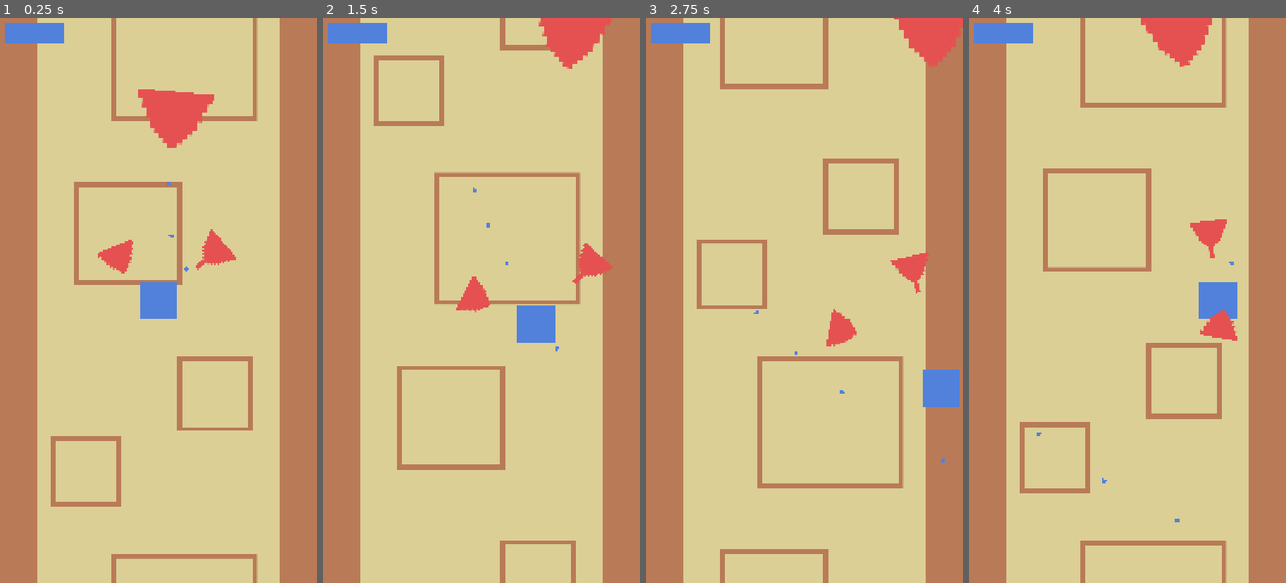
Above: before the commit, frames 1-4 (left to right).
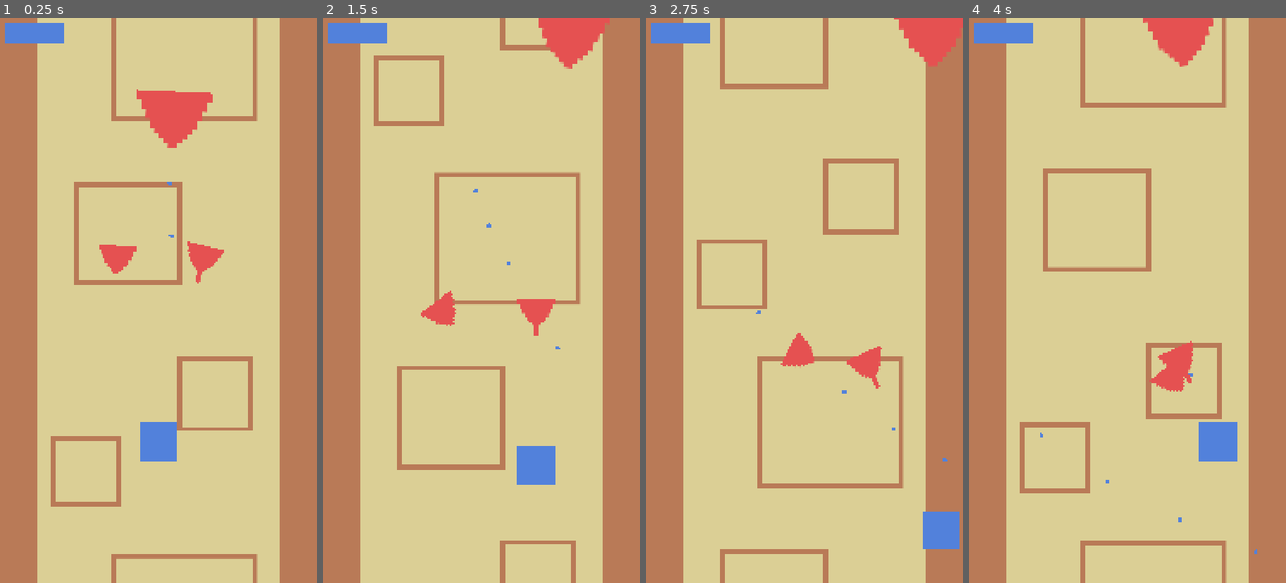
Above: after the commit, the same moments.

Repository: cormacoshaughnessey-maker/PanthersArcade
Game: Godot game, scene res://Scenes/game.tscn
The game is run twice, just before and just after one commit, with the same random seed, the same clock (stepped at 60 frames per second) and the same inputs.
Inputs:
- Up to frame 1 (0.25 s): no input
- Up to frame 2 (1.5 s): hold Right (right) 0.53-1.28 s; hold Space (rewind) 0.53-1.28 s; hold Down (down) from 1.28 s (still down); tap Space (rewind) at 1.35 s
- Up to frame 3 (2.75 s): release Down (down) at 2.03 s; hold Right (right) from 2.03 s (still down); hold Space (rewind) from 2.03 s (still down)
- Up to frame 4 (4 s): release Right (right) at 2.78 s; release Space (rewind) at 2.78 s; hold Up (up) 2.78-3.53 s; tap Space (rewind) at 2.85 s; hold Left (left) from 3.53 s (still down); hold Space (rewind) from 3.53 s (still down)

The runs differ from the first frame. In frame 1, 2.3% of the frame differs, in the area x 30-75%, y 12-79%; in frame 2, 3.1%; in frame 3, 3.1%; in frame 4, 3.3%, in the area x 21-91%, y 0-95%.

Commit message:
Add Rewind I-frames
Disabled the player's hitbox while rewinding to make them invulnerable

Diff:
--- a/panthers-arcade-game/Scenes/game.tscn
+++ b/panthers-arcade-game/Scenes/game.tscn
@@ -20,7 +20,7 @@
 
 [node name="Player" parent="." unique_id=103552615 instance=ExtResource("2_qxrlw")]
 z_index = 1
-position = Vector2(540, 960)
+position = Vector2(540, 1440)
 motion_mode = 1
 max_rewind_length_in_seconds = 2.0
 
--- a/panthers-arcade-game/Scripts/player.gd
+++ b/panthers-arcade-game/Scripts/player.gd
@@ -25,6 +25,7 @@
 @onready var player_attacks := game_node.get_node("PlayerAttacks")
 @onready var player_projections := game_node.get_node("PlayerProjections")
 @onready var rewind_cooldown_timer := $RewindCooldownTimer
+@onready var hitbox := $CollisionShape2D
 
 var attack_scene := preload("res://Scenes/rewind_attack.tscn")
 var projection_scene := preload("res://Scenes/player_projection.tscn")
@@ -74,6 +75,7 @@
 func rewind() -> void:
 	if not rewind_on_cooldown:
 		if rewind_data["position"].size() > 0:
+			hitbox.disabled = true
 			rewinding = true
 			global_position = rewind_data["position"].pop_back()
 			attack_positions.append(global_position)
@@ -111,6 +113,7 @@
 
  # INFO: Begin the cooldown on rewinding, and set rewind_on_cooldown to true
 func start_rewind_cooldown() -> void:
+	hitbox.disabled = false
 	rewinding = false
 	rewind_on_cooldown = true
 	rewind_cooldown_timer.start()
Not shown: 1 places in panthers-arcade-game/Scenes/game.tscn that only renumber resources
